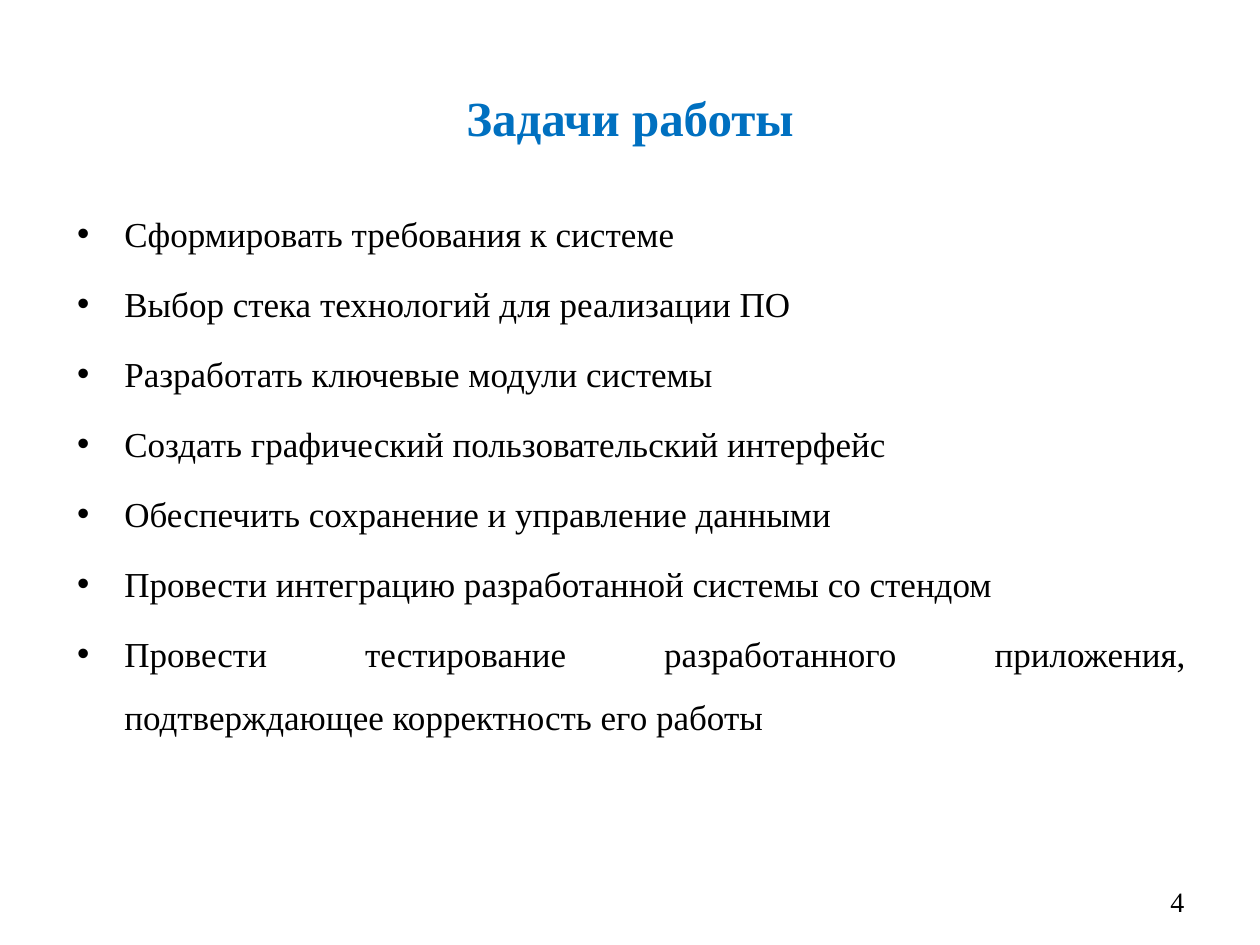
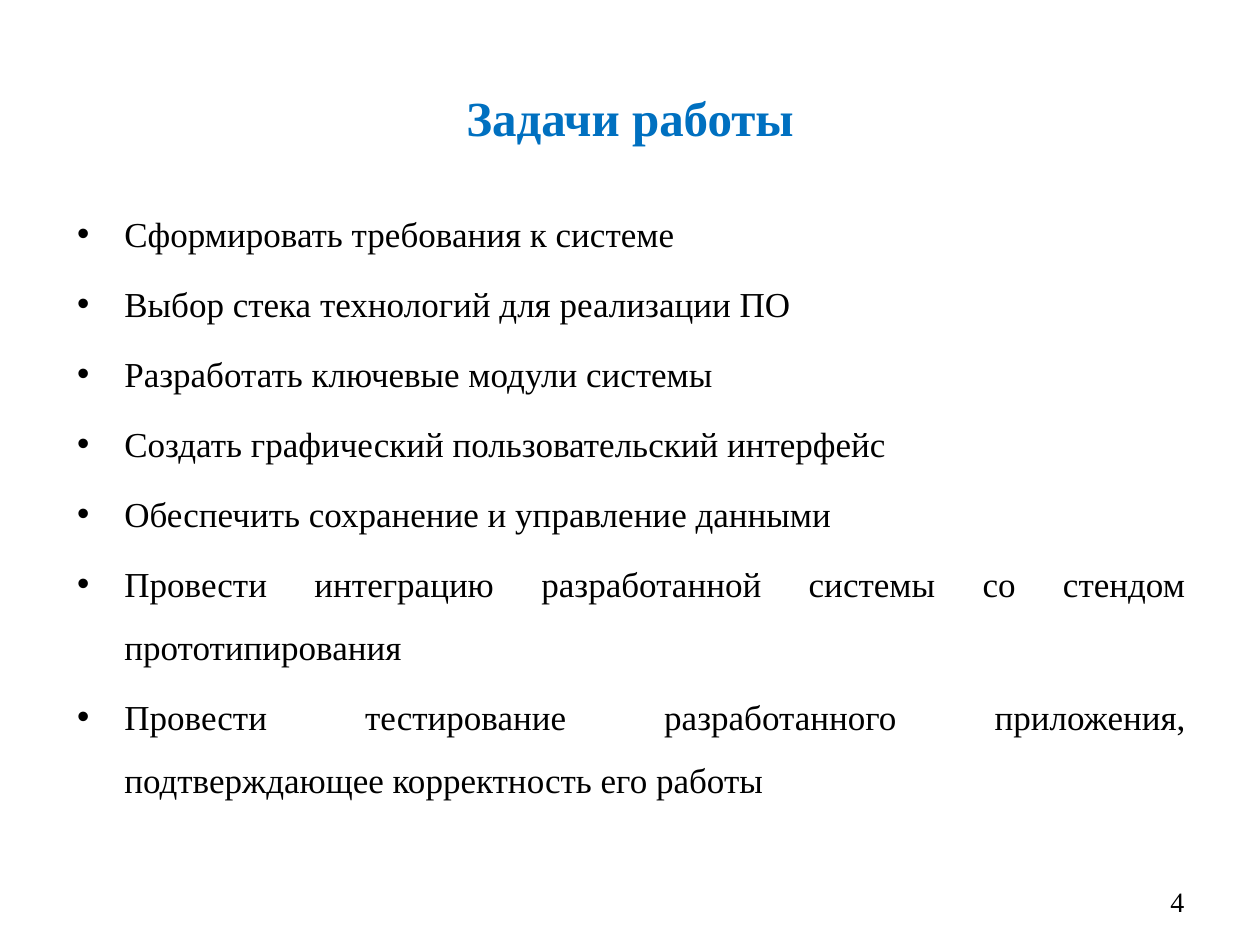
Before and after one commit to Ch1kez/PVT_NASA-TLX, a slide deck: slide 4 of Диплом/Презентация/презентация Курнаев.pptx. Drawn at 1260x945 pixels with LibreOffice and Linux fonts; fonts in the diff are those of the drawing. Boxes give left, top, right and bottom in pixels: in the first picture for what was removed or moved away, otherwise in the second. Text is boxed around its words. In the diff, an @@ line names an element or a change of style, - is before the commit and + after.

```diff
--- a/Диплом/Презентация/презентация Курнаев.pptx
+++ b/Диплом/Презентация/презентация Курнаев.pptx
@@ text at (124,572,1185,667): text changed @@
-• Провести интеграцию разработанной системы со стендом
+• Провести интеграцию разработанной системы со стендом прототипирования
```
Also in this commit, not shown: 3 other slides changed, 5 other files.
